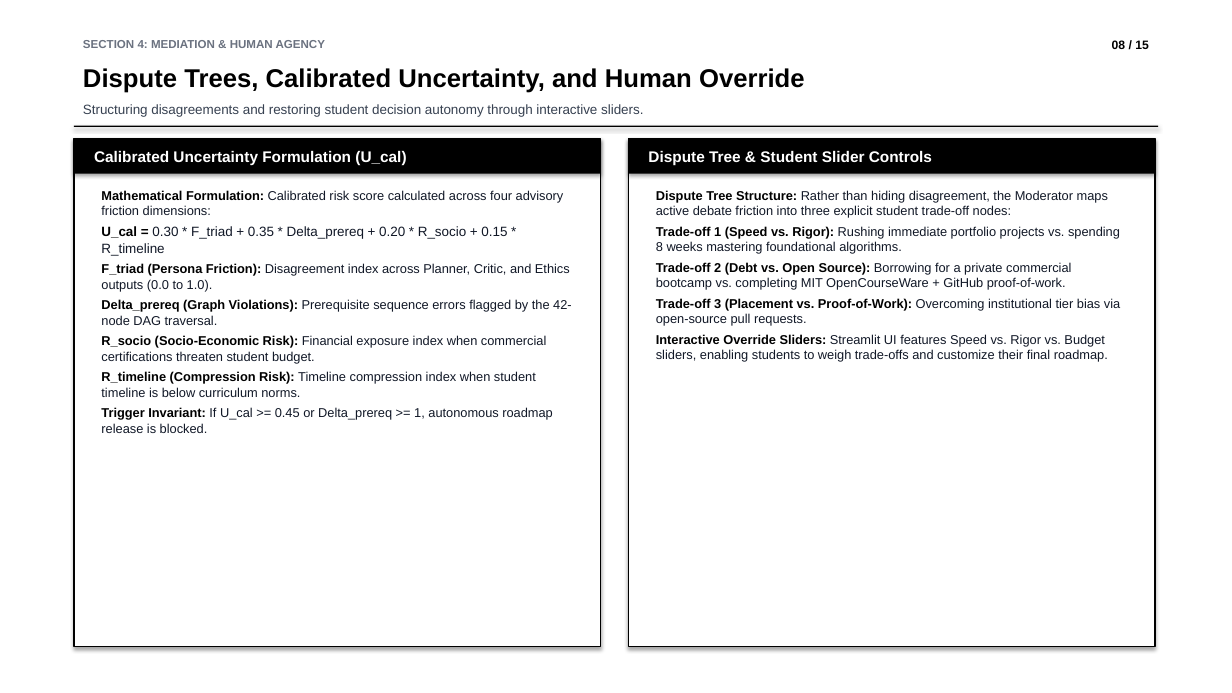
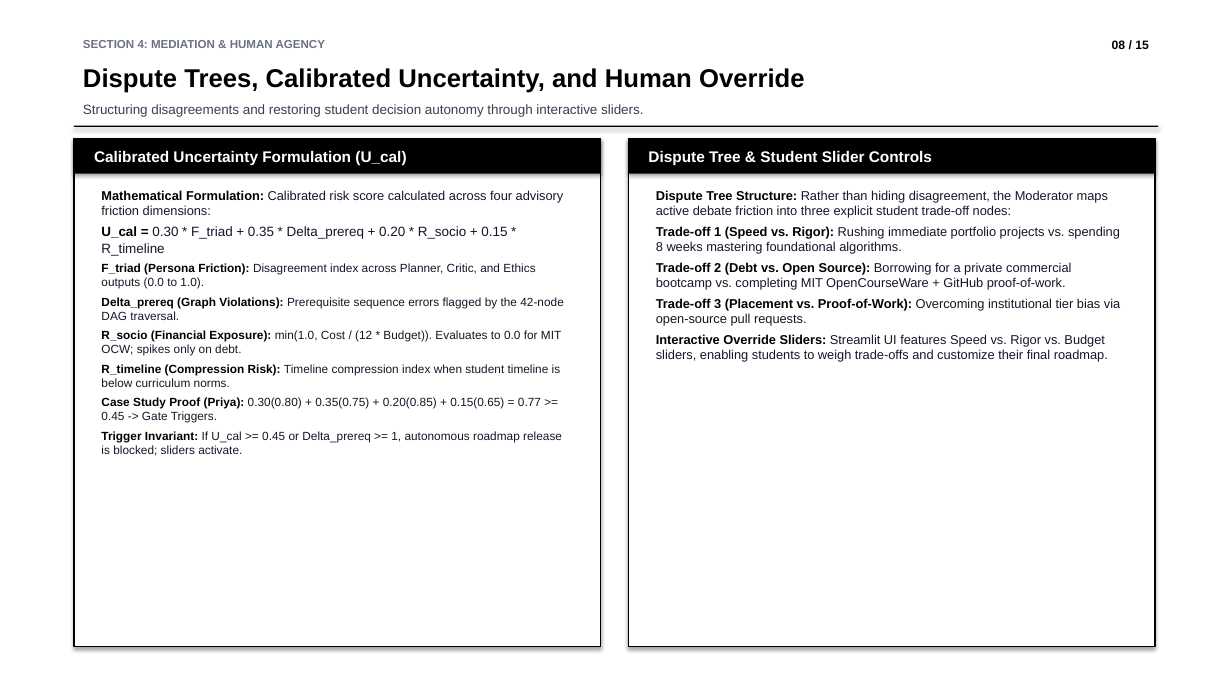
Before and after one commit to parth2024-tech/rai-project, a slide deck: slide 8 of docs/FINAL_PRESENTATION_15_SLIDES.pptx. Drawn at 1232x693 pixels with LibreOffice and Linux fonts; fonts in the diff are those of the drawing. Boxes give left, top, right and bottom in pixels: in the first picture for what was removed or moved away, otherwise in the second. Text is boxed around its words. In the diff, an @@ line names an element or a change of style, - is before the commit and + after.

```diff
--- a/docs/FINAL_PRESENTATION_15_SLIDES.pptx
+++ b/docs/FINAL_PRESENTATION_15_SLIDES.pptx
@@ text at <box>101,263,564,387</box>: size 10 to 9.2 pt in "F_triad (Persona Friction): Disagreement index across Planne ...", "Delta_prereq (Graph Violations): Prerequisite sequence error ...", "R_timeline (Compression Risk): Timeline compression index wh ..." @@
@@ text at <box>101,330,561,356</box>: text changed; size 10 to 9.2 pt @@
-R_socio (Socio-Economic Risk): Financial exposure index when commercial certifications threaten student budget.
+R_socio (Financial Exposure): min(1.0, Cost / (12 * Budget)). Evaluates to 0.0 for MIT OCW; spikes only on debt.
@@ text at <box>101,397,562,456</box>: text changed; size 10 to 9.2 pt @@
-Trigger Invariant: If U_cal >= 0.45 or Delta_prereq >= 1, autonomous roadmap release is blocked.
+Case Study Proof (Priya): 0.30(0.80) + 0.35(0.75) + 0.20(0.85) + 0.15(0.65) = 0.77 >= 0.45 -> Gate Triggers.
+Trigger Invariant: If U_cal >= 0.45 or Delta_prereq >= 1, autonomous roadmap release is blocked; sliders activate.
```
Also in this commit, not shown: 2 other slides changed, 9 other files.
